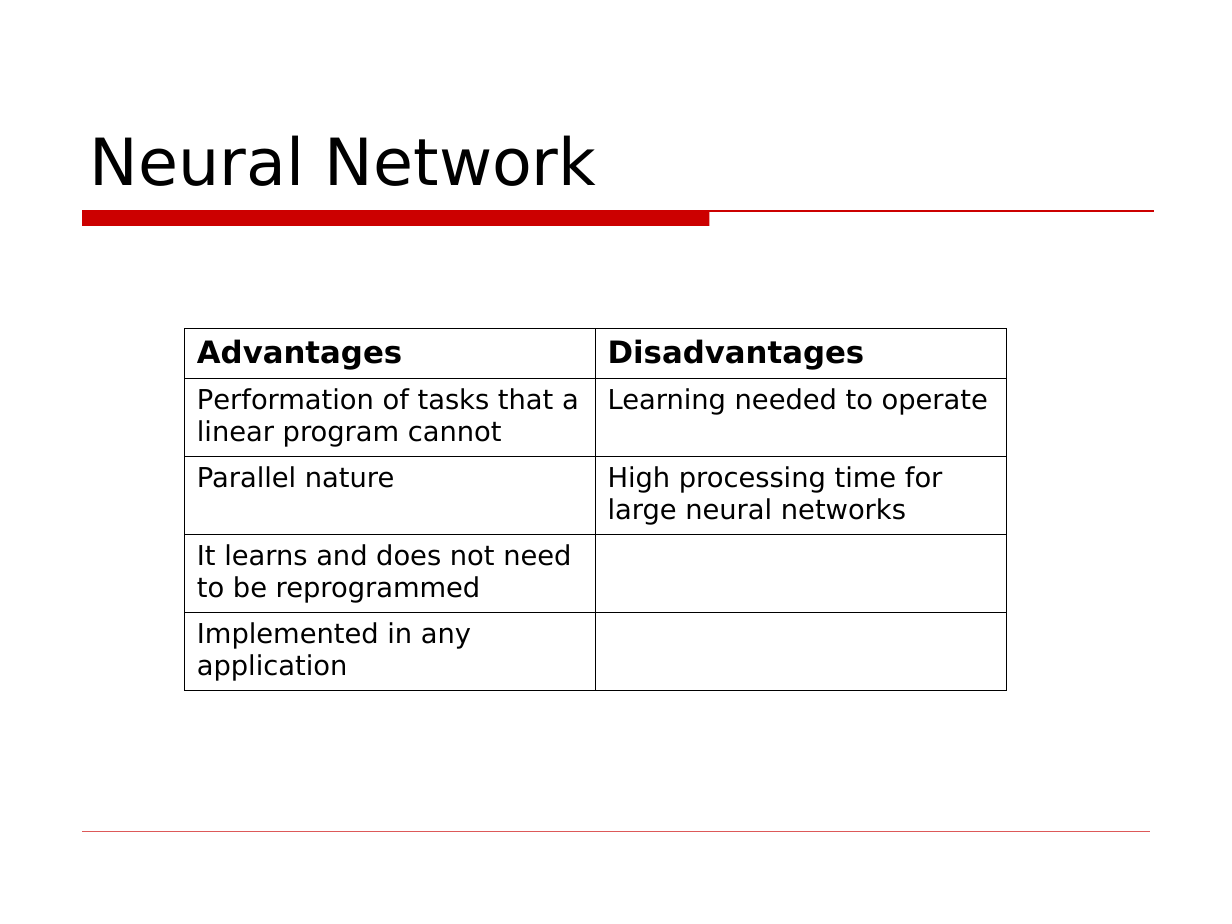
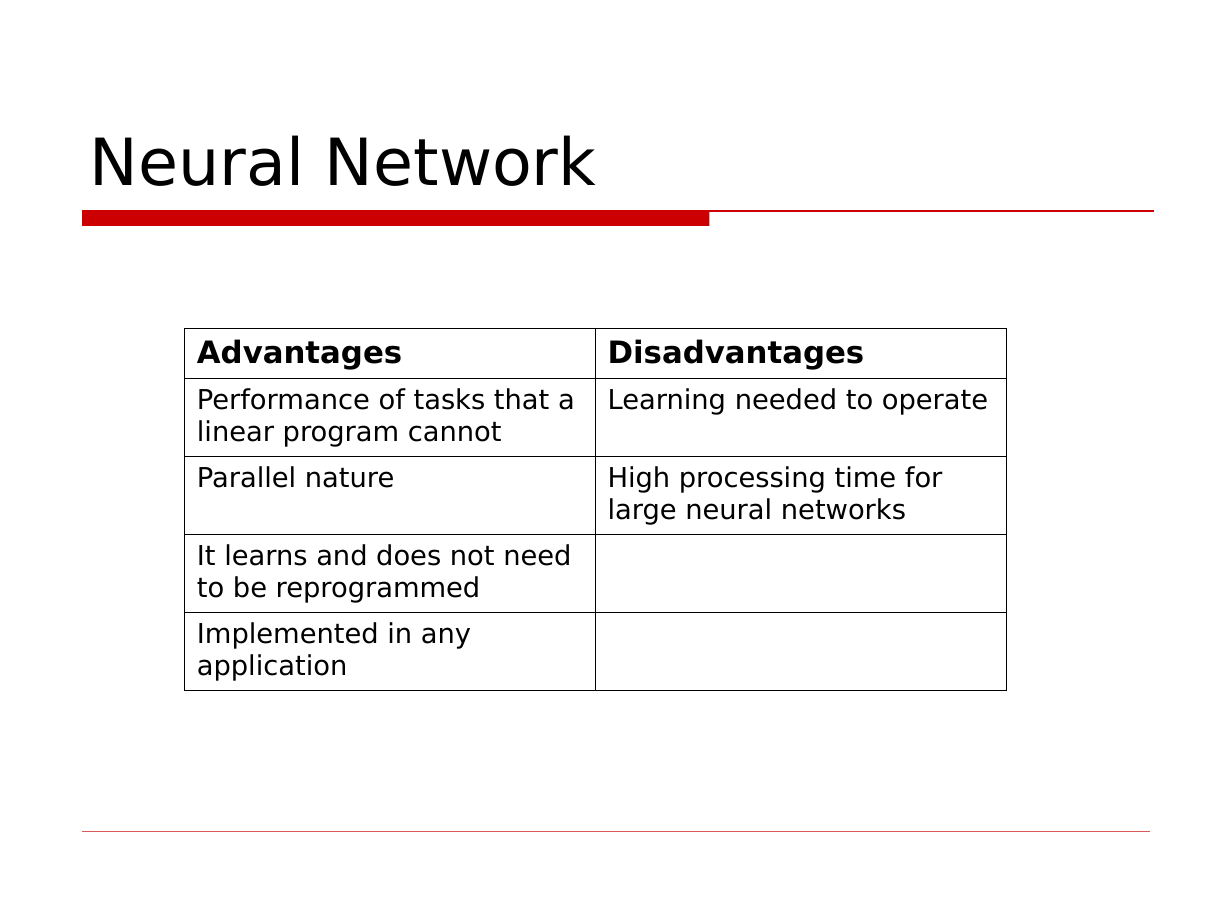
Before and after one commit to SchelleS/NeuroNeuer, a slide deck: slide 5 of documents/Final Presentation.ppt. Drawn at 1232x924 pixels with LibreOffice and Linux fonts; fonts in the diff are those of the drawing; background and template pictures are left out. Boxes give left, top, right and bottom in pixels: in the first picture for what was removed or moved away, otherwise in the second. Text is boxed around its words. In the diff, an @@ line names an element or a change of style, - is before the commit and + after.

```diff
--- a/documents/Final Presentation.ppt
+++ b/documents/Final Presentation.ppt
@@ table at <box>185,329,1005,691</box> @@
-row 2, column 1: Performation of tasks that a linear program cannot
+row 2, column 1: Performance of tasks that a linear program cannot
```
Also in this commit, not shown: 3 other slides changed.
